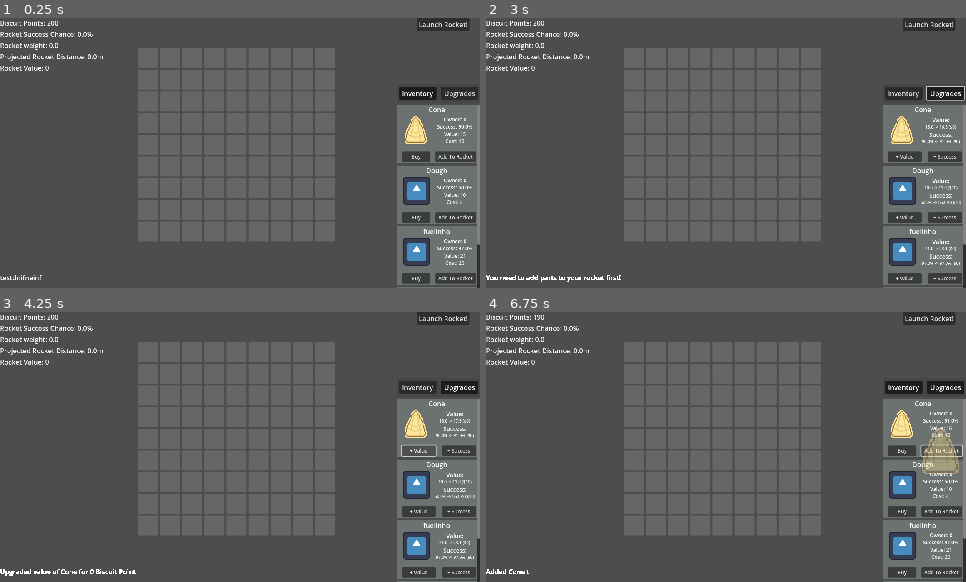
Above: before the commit, frames 1-4 (two rows, left to right).
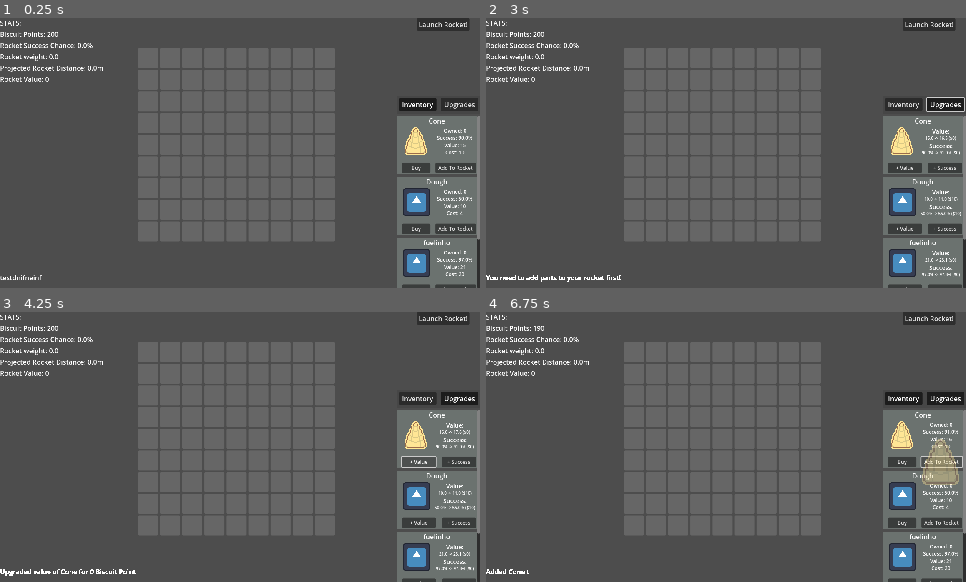
Above: after the commit, the same moments.

Repository: A-coder152/Build-a-Biscship-public
Game: Godot game, scene res://main.tscn
Same seed, same stepped clock (60 frames per second), same inputs: the game is played once before the commit and once after it. The engine's default icon, where the game draws it, is replaced by a stand-in: a white triangle on a blue panel in a dark square.
Inputs:
- Up to frame 1 (0.25 s): no input
- Up to frame 2 (3 s): click "Launch Rocket!" at 0.5 s; click "Launch Rocket!" at 1.25 s; click "Inventory" at 2 s; click "Upgrades" at 2.75 s
- Up to frame 3 (4.25 s): click "+ Value" at 3.5 s
- Up to frame 4 (6.75 s): click "+ Success" at 4.25 s; click "Inventory" at 5 s; click "Buy" at 5.75 s; click "Add To Rocket" at 6.5 s

The runs differ from the first frame. In frame 1, 7.7% of the frame differs, in the area x 0-100%, y 1-100%; in frame 2, 7.7%; in frame 3, 7.7%; in frame 4, 7.9%.

Commit message:
adding assets

Diff:
--- a/main.tscn
+++ b/main.tscn
@@ -21,6 +21,10 @@
 [node name="VBoxContainer" type="VBoxContainer" parent="UI"]
 offset_right = 1152.0
 offset_bottom = 648.0
+
+[node name="PointsLabel2" type="Label" parent="UI/VBoxContainer"]
+layout_mode = 2
+text = "STATS:"
 
 [node name="CashLabel" type="Label" parent="UI/VBoxContainer"]
 visible = false
Binary file added: Assets/Ship Parts/biscuit plain.png
Not shown, added: Assets/Ship Parts/biscuit plain.png.import
Binary file added: Assets/Ship Parts/cone .png
Not shown, added: Assets/Ship Parts/cone .png.import
Binary file added: Assets/Ship Parts/cone 2.png
Not shown, added: Assets/Ship Parts/cone 2.png.import
Binary file added: Assets/Ship Parts/cone large.png
Not shown, added: Assets/Ship Parts/cone large.png.import
Binary file added: Assets/Ship Parts/engine 2 dual.png
Not shown, added: Assets/Ship Parts/engine 2 dual.png.import
Binary file added: Assets/Ship Parts/engine 2.png
Not shown, added: Assets/Ship Parts/engine 2.png.import
(and 56 more such lines)
